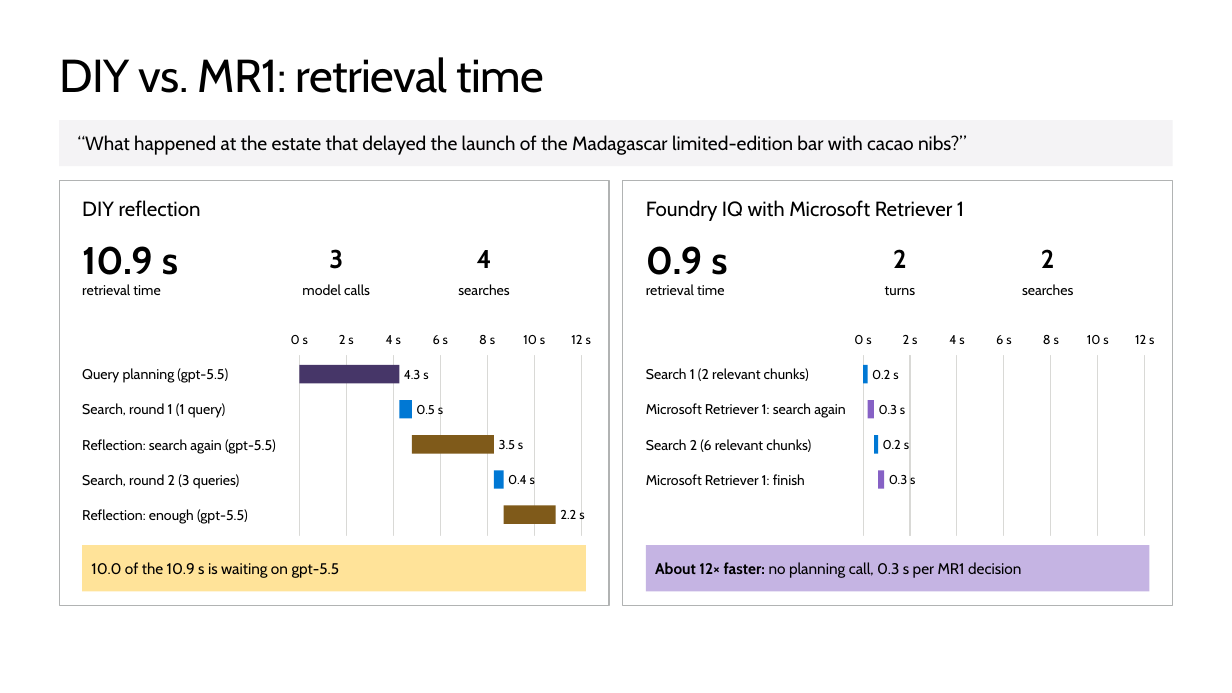
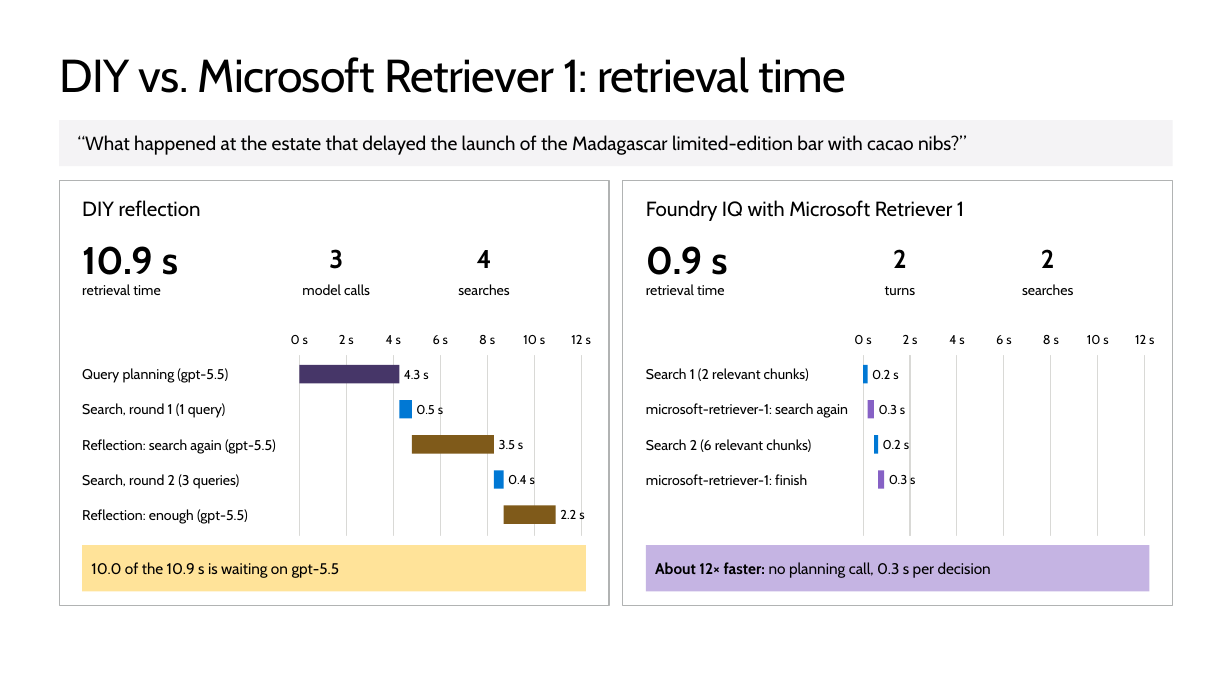
Before and after one commit to microsoft/ignite26-BRK300-building-agentic-retrieval-from-diy-to-foundry-iq, a slide deck: slide 29 of IgniteBRK300-WorkingDeck.pptx. Drawn at 1232x693 pixels with LibreOffice and Linux fonts; fonts in the diff are those of the drawing; background and template pictures are left out. Boxes give left, top, right and bottom in pixels: in the first picture for what was removed or moved away, otherwise in the second. Text is boxed around its words. In the diff, an @@ line names an element or a change of style, - is before the commit and + after.

```diff
--- a/IgniteBRK300-WorkingDeck.pptx
+++ b/IgniteBRK300-WorkingDeck.pptx
@@ title at [59, 57, 846, 93]: text changed @@
-DIY vs. MR1: retrieval time
+DIY vs. Microsoft Retriever 1: retrieval time
@@ text at [646, 403, 849, 418]: text changed @@
-Microsoft Retriever 1: search again
+microsoft-retriever-1: search again
@@ text at [646, 474, 807, 485]: text changed @@
-Microsoft Retriever 1: finish
+microsoft-retriever-1: finish
@@ text in rectangle at [655, 562, 991, 578]: text changed @@
-About 12× faster: no planning call, 0.3 s per MR1 decision
+About 12× faster: no planning call, 0.3 s per decision
```
Also in this commit, not shown: 8 other slides changed, 1 other file.
